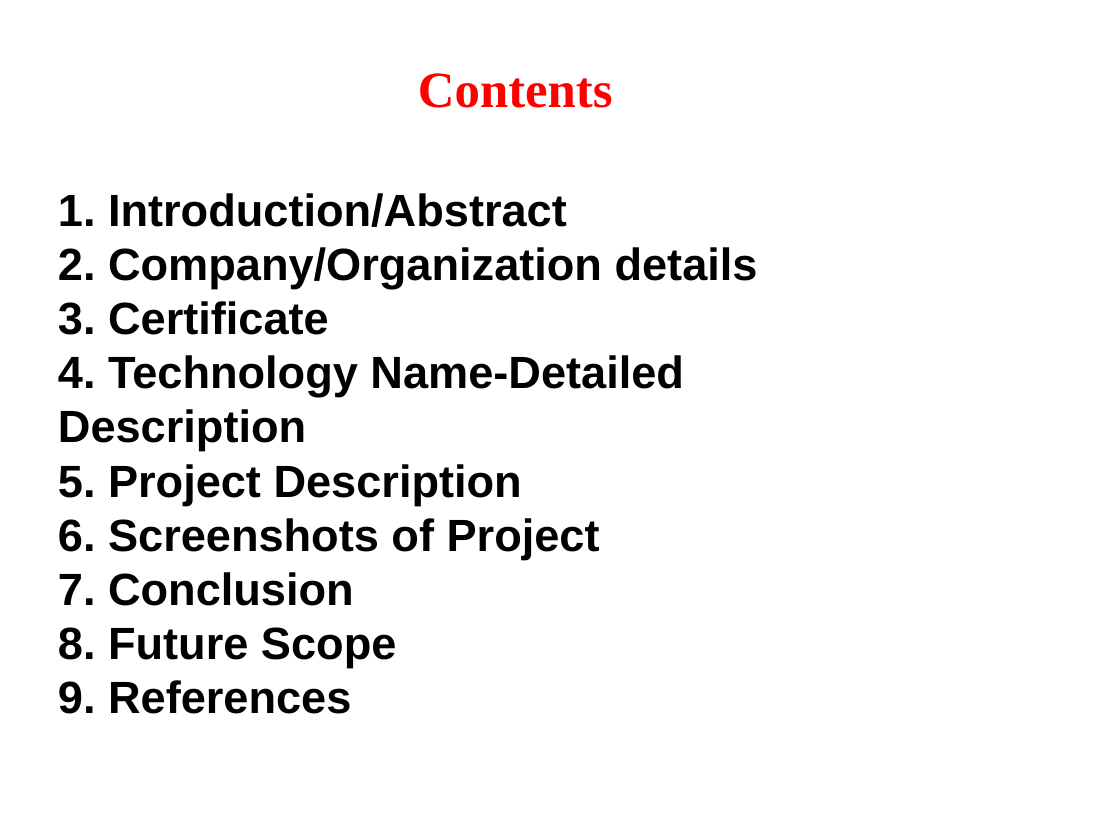
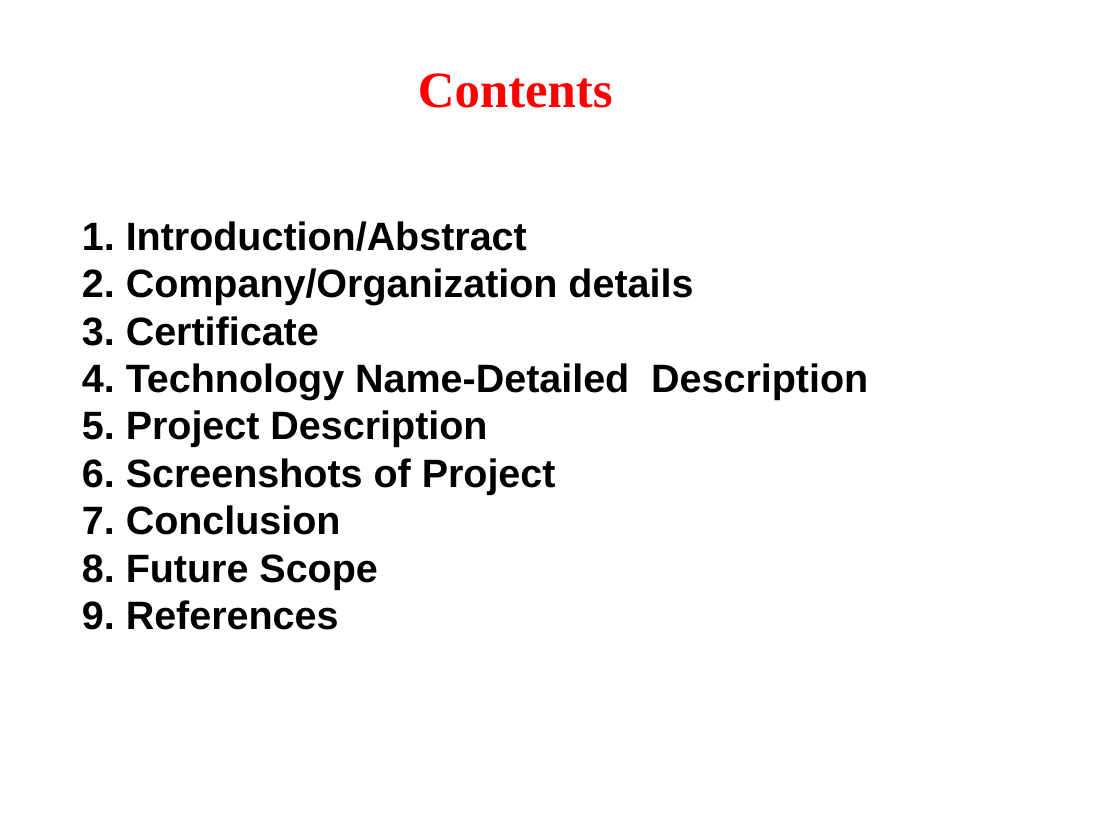
Before and after one commit to TusharVaishnaw/trash, a slide deck: slide 2 of tusharit/Industrial_Training_Presentation_18Sept_2026.pptx. Drawn at 1120x840 pixels with LibreOffice and Linux fonts; fonts in the diff are those of the drawing; background and template pictures are left out. Boxes give left, top, right and bottom in pixels: in the first picture for what was removed or moved away, otherwise in the second. Text is boxed around its words. In the diff, an @@ line names an element or a change of style, - is before the commit and + after.

```diff
--- a/tusharit/Industrial_Training_Presentation_18Sept_2026.pptx
+++ b/tusharit/Industrial_Training_Presentation_18Sept_2026.pptx
@@ text "1. Introduction/Abstract 2. Company/Organization details ..." moved from (x1=58, y1=193, x2=758, y2=714) to (x1=82, y1=221, x2=868, y2=630) @@
@@ text "1. Introduction/Abstract 2. Company/Organization details ..." at (x1=82, y1=221, x2=868, y2=630): size 32 to 28 pt @@
```
Also in this commit, not shown: 11 other slides changed, 3 slides removed, 3 other files.
